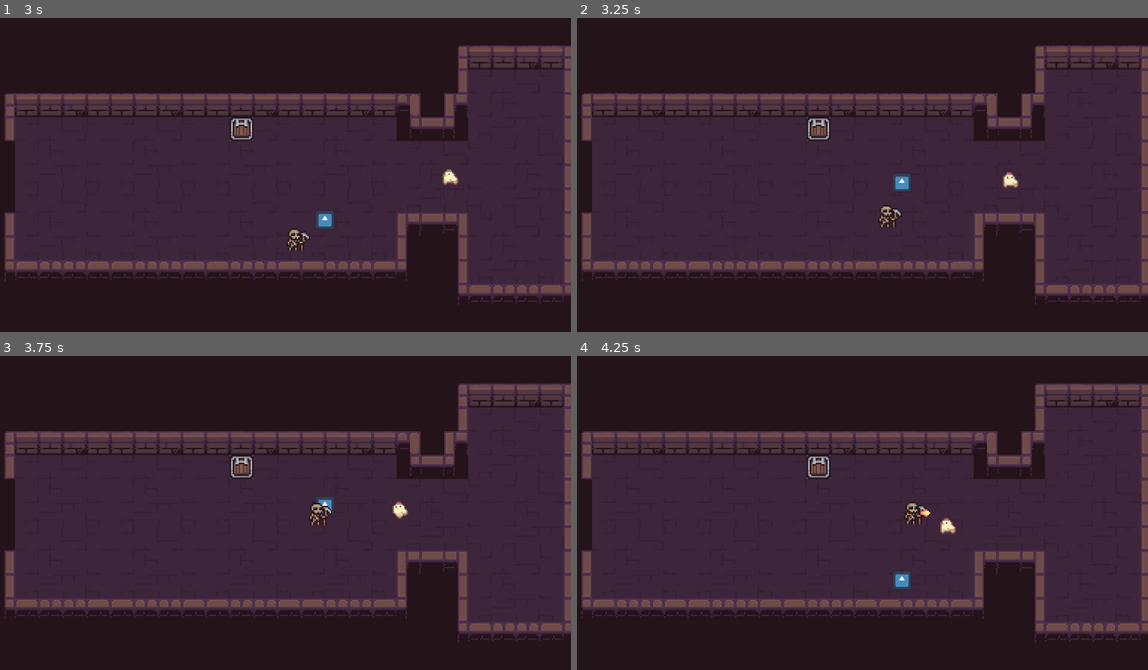
Above: before the commit, frames 1-4 (two rows, left to right).
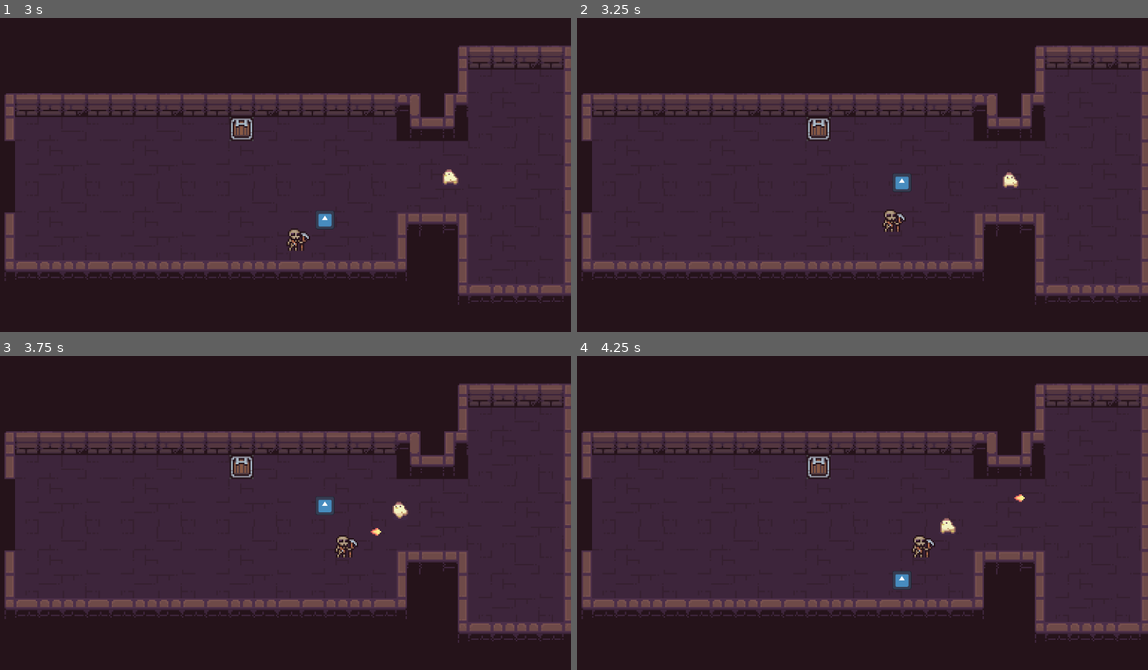
Above: after the commit, the same moments.

Repository: helionlf/Ex-companions
Game: Godot game, scene res://Scenes/lobby.tscn
Two runs of this game, one before a commit and one after it. Both use one fixed random seed, a clock stepped at 60 frames per second and the inputs below. The engine's default icon, where the game draws it, is replaced by a stand-in: a white triangle on a blue panel in a dark square.
Inputs (mouse positions are in pixels of both pictures, inside the frame that each line leads up to):
- Up to frame 1 (3 s): tap Enter at 0.5 s; move the mouse to (411, 162) at 0.52 s; hold D (walk_right) 0.53-1.28 s; hold Q (Abrir) 0.53-1.28 s; click (411, 162) at 0.67 s; move the mouse to (171, 193) at 1.27 s; hold S (walk_down) 1.28-2.03 s; tap F (Fechar) at 1.35 s; tap Space at 2 s; move the mouse to (342, 105) at 2.02 s; hold D (walk_right) 2.03-2.78 s; hold E (Interagir) 2.03-2.78 s; move the mouse to (256, 244) at 2.77 s; hold W (walk_up) from 2.78 s (still down); tap T (Mochila) at 2.85 s; click (256, 244) at 2.92 s
- Up to frame 2 (3.25 s): keep holding W (walk_up)
- Up to frame 3 (3.75 s): move the mouse to (456, 563) at 3.52 s; release W (walk_up) at 3.53 s; hold S (walk_down) from 3.53 s (still down); hold Z (Zoom_Back) from 3.53 s (still down)
- Up to frame 4 (4.25 s): keep holding S (walk_down); keep holding Z (Zoom_Back)

Frame 1 is identical in both runs. In frame 2, 0.2% of the frame differs, in the area x 52-58%, y 59-69%; in frame 3, 0.4%, in the area x 54-67%, y 46-65%; in frame 4, 0.4%.

Commit message:
lógica para ataques de projetil guiados e não guiados adicionados

Diff:
--- a/ex-companions-game/Scripts/teste_companion.gd
+++ b/ex-companions-game/Scripts/teste_companion.gd
@@ -1,8 +1,8 @@
 extends CharacterBody2D
 
 @export var speed = 75.0
-@export var chase_range = 50.0
-@export var attack_range = 30.0
+@export var chase_range = 90.0
+@export var attack_range = 50.0
 @export var player_follow_distance = 20.0
 
 var enemy
@@ -43,7 +43,8 @@
 	move_and_collide(velocity * _delta)
 
 func choose_attack():
-	var r_attack = randi_range(1, 3)
+	var r_attack = 2
+	#var r_attack = randi_range(1, 3)
 
 	match r_attack:
 		1:
@@ -51,10 +52,10 @@
 		2:
 			if enemy:
 				var projetil = preload("res://Testes/Companion_attack_projetil.tscn").instantiate()
-				add_child(projetil)
+				get_tree().current_scene.add_child(projetil)
 
 				projetil.global_position = global_position
-				projetil.configurar_ataque("raio_psiquico", enemy, 20)
+				projetil.configurar_ataque("raio_psiquico", enemy, 100)
 				projetil.choose_projetil()
 
 		3:
--- a/ex-companions-game/Testes/companion_attack_projetil.gd
+++ b/ex-companions-game/Testes/companion_attack_projetil.gd
@@ -11,7 +11,12 @@
 	desativar_colisoes()
 
 func _process(delta: float) -> void:
+	# cada if é uma lógica que execulta diferentes movimentações de projectil dependendo do ataque
 	if target:
+		if attack_name == "raio":
+			direction = global_position.direction_to(target.global_position)
+
+		# movimentação básica de movimento (em uma única direção)
 		position += direction * speed * delta
 
 func choose_projetil():
@@ -34,10 +39,10 @@
 	for c in $colisoes.get_children():
 		c.disabled = true
 
-func configurar_ataque(ataque, target_scn, vel):
-	attack_name = ataque
-	target = target_scn
-	speed = vel
+func configurar_ataque(attack_name_, target_, speed_):
+	attack_name = attack_name_
+	target = target_
+	speed = speed_
 
 	direction = global_position.direction_to(target.global_position)
 
